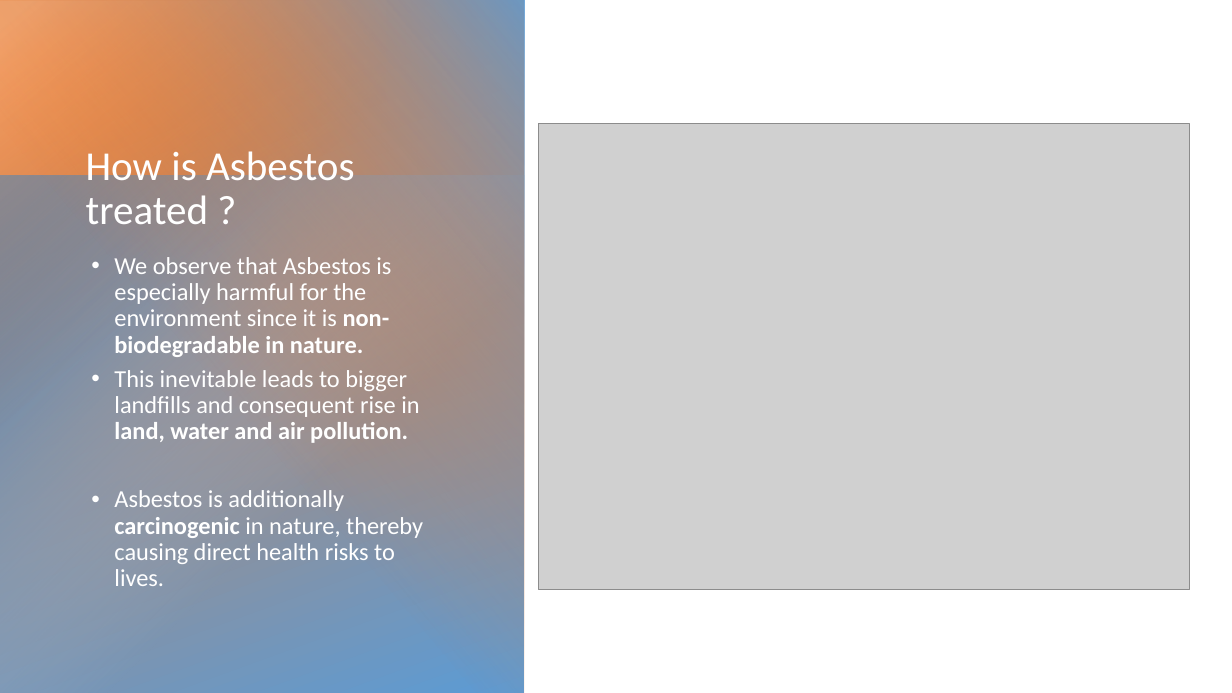
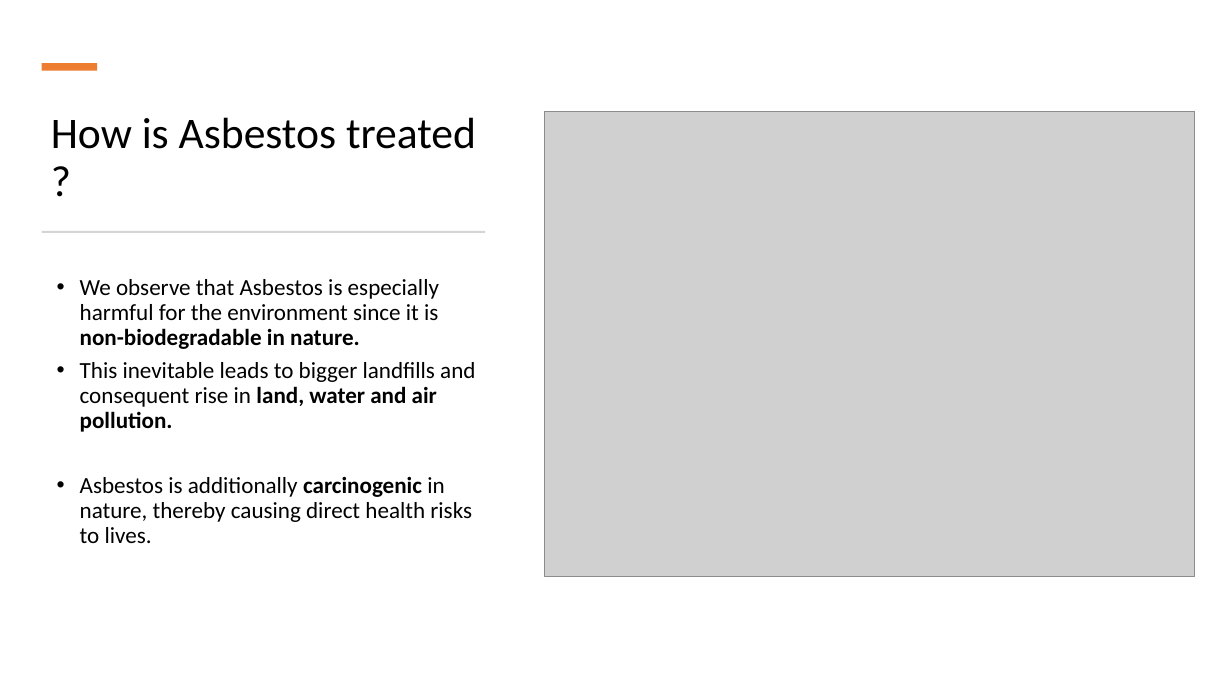
Before and after one commit to arinbaruah/mdss_datathon, a slide deck: slide 11 of mdss_presentation.pptx. Drawn at 1232x693 pixels with LibreOffice and Linux fonts; fonts in the diff are those of the drawing; grey boxes stand for pictures. Boxes give left, top, right and bottom in pixels: in the first picture for what was removed or moved away, otherwise in the second. Text is boxed around its words. In the diff, an @@ line names an element or a change of style, - is before the commit and + after.

```diff
--- a/mdss_presentation.pptx
+++ b/mdss_presentation.pptx
@@ group removed at <box>0,0,525,693</box>: 4 rectangles @@
@@ rectangle added at <box>42,63,97,70</box>, fill #ED7D31 @@
@@ title "How is Asbestos treated ?": place and size @@
-title "How is Asbestos treated ?" at <box>86,146,354,224</box>
+title "How is Asbestos treated ?" at <box>51,117,476,149</box>
@@ title "How is Asbestos treated ?" at <box>51,117,476,149</box>: size 32 to 34 pt, text colour #FFFFFF to #000000 @@
@@ picture: place and size @@
-picture at <box>538,124,1189,590</box>
+picture at <box>544,111,1195,577</box>
@@ rectangle added at <box>42,231,485,233</box>, fill #D5D5D5 @@
@@ text "We observe that Asbestos is ...": place and size @@
-text "We observe that Asbestos is ..." at <box>114,257,423,586</box>
+text "We observe that Asbestos is ..." at <box>80,279,475,543</box>
@@ text "We observe that Asbestos is ..." at <box>80,279,475,543</box>: size 19 to 18 pt, text colour #FFFFFF to #000000 @@
```
Also in this commit, not shown: 2 other slides changed, 2 slides added.
